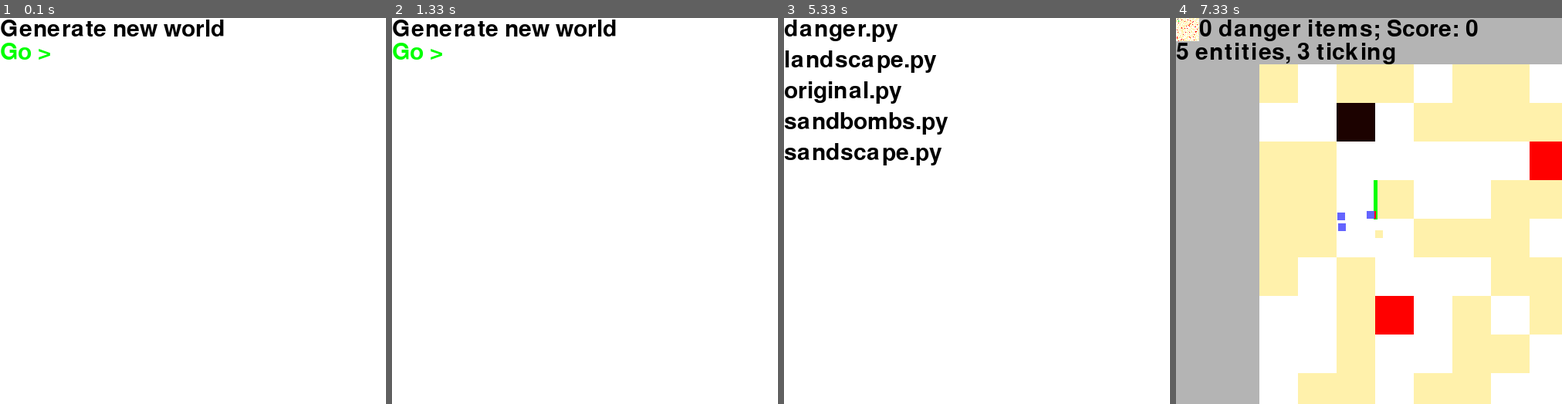
Above: before the commit, frames 1-4 (left to right).
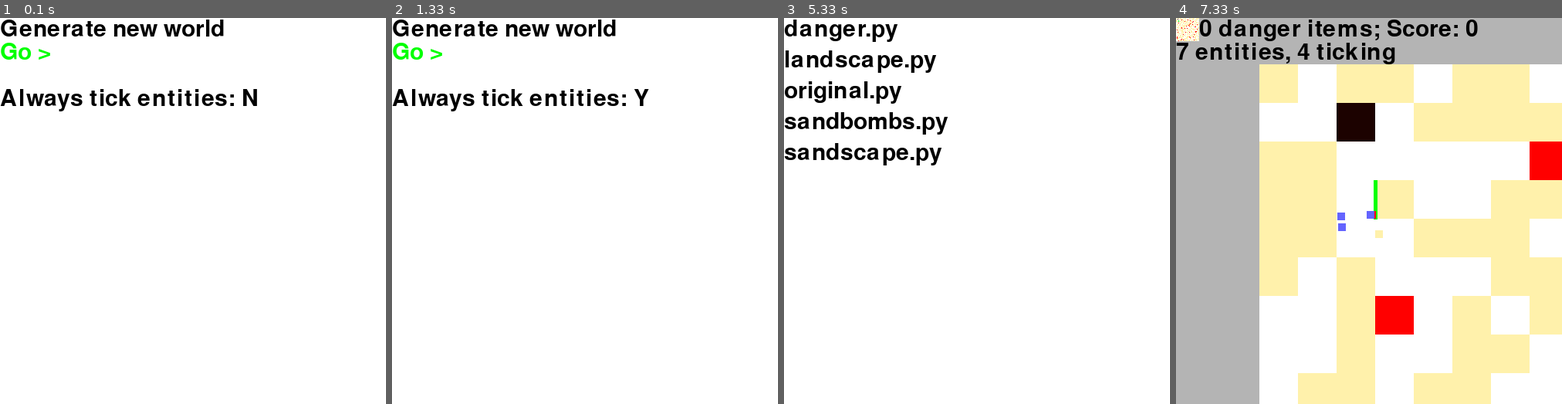
Above: after the commit, the same moments.

Repository: sillypantscoder/pygame_platformer_2
Game: pygame game, started from main.py
The game is run twice, just before and just after one commit, with the same random seed, the same clock (stepped at 60 frames per second) and the same inputs.
Inputs (mouse positions are in pixels of both pictures, inside the frame that each line leads up to):
- Up to frame 1 (0.1 s): no input
- Up to frame 2 (1.33 s): press the mouse at (569, 226) at 0.37 s; move the mouse to (639, 214) at 0.47 s; release the mouse at (708, 199) at 0.6 s; click (592, 79) at 1.22 s
- Up to frame 3 (5.33 s): click (1104, 87) at 1.55 s; press the mouse at (1104, 87) at 1.87 s; move the mouse to (1023, 87) at 1.97 s; release the mouse at (946, 83) at 2.1 s; click (1038, 68) at 2.22 s; press the mouse at (1038, 68) at 2.53 s; move the mouse to (1027, 79) at 2.63 s; release the mouse at (1019, 95) at 2.77 s; click (1011, 102) at 2.88 s; press the mouse at (1011, 102) at 3.2 s; move the mouse to (984, 99) at 3.3 s; release the mouse at (953, 95) at 3.43 s; click (1115, 91) at 4.12 s; press the mouse at (1115, 91) at 4.43 s; move the mouse to (1027, 83) at 4.53 s; move the mouse to (938, 75) at 4.63 s; release the mouse at (938, 75) at 4.67 s; click "Go >" at 5.12 s
- Up to frame 4 (7.33 s): click (1442, 164) at 5.45 s; tap W at 5.73, 6.13, 6.43, 6.57, 6.97, 7.27 s; hold Left 6.07-6.47 s; hold Up 6.5-6.87 s; hold Right from 6.9 s (still down)

The runs differ from the first frame. In frame 1, 1.3% of the frame differs, in the area x 0-67%, y 18-25%; in frame 2, 1.2%; in frame 3, nothing differs; in frame 4, 0.2%.

Commit message:
Added "Always tick entities" option

Diff:
--- a/main.py
+++ b/main.py
@@ -29,6 +29,7 @@
 # WORLD SELECTION -----------------------------------------
 
 wr = True
+alwaystick = False
 
 running = True
 while running:
@@ -42,6 +43,14 @@
 	g = FONT.render("Go >", True, GREEN)
 	screen.blit(g, (0, wy))
 	gy = g.get_height() + wy
+	# Always ticking?
+	if alwaystick:
+		a = FONT.render("Always tick entities: Y", True, BLACK)
+	else:
+		a = FONT.render("Always tick entities: N", True, BLACK)
+	screen.blit(a, (0, wy + gy))
+	ay = a.get_height() + wy + gy
+	# Events
 	for event in pygame.event.get():
 			if event.type == pygame.QUIT:
 				pygame.quit(); exit()
@@ -52,6 +61,8 @@
 					wr = not wr
 				elif pos[1] < gy:
 					running = False
+				elif pos[1] < ay:
+					alwaystick = not alwaystick
 	c.tick(60)
 	pygame.display.flip()
 
@@ -426,7 +437,7 @@
 		tickingrefresh = 10
 		keys = pygame.key.get_pressed()
 		for t in things:
-			if (abs(t.x - player.x) < 250) and (abs(t.y - player.y) < 250) or keys[pygame.K_a]:
+			if (abs(t.x - player.x) < 250) and (abs(t.y - player.y) < 250) or keys[pygame.K_a] or alwaystick:
 				t.ticking = True
 				tickingcount += 1
 			else: t.ticking = False
